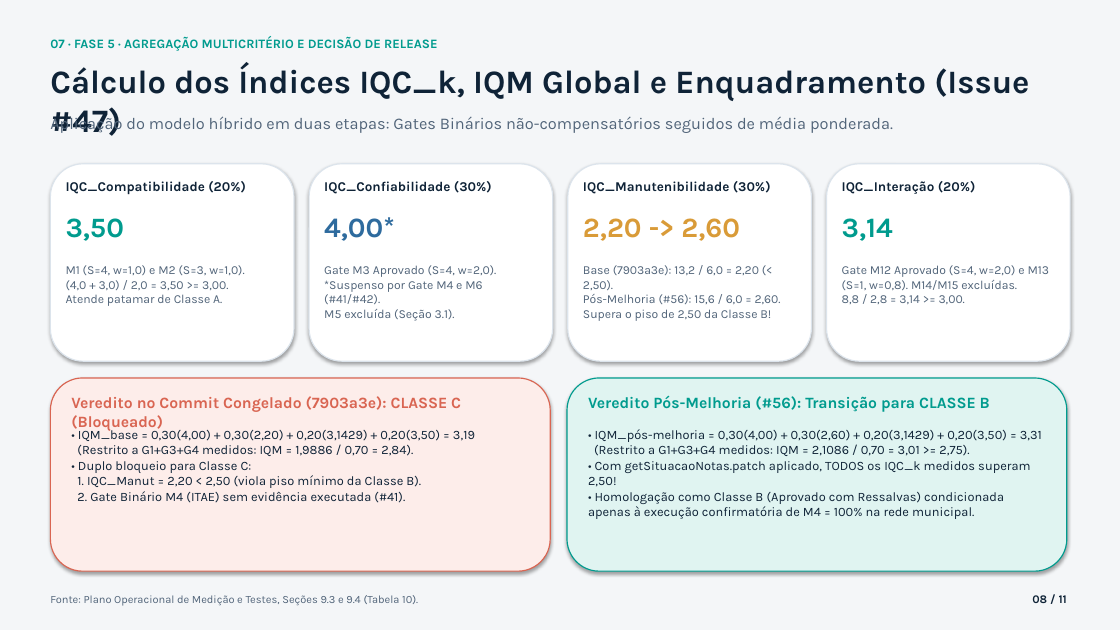
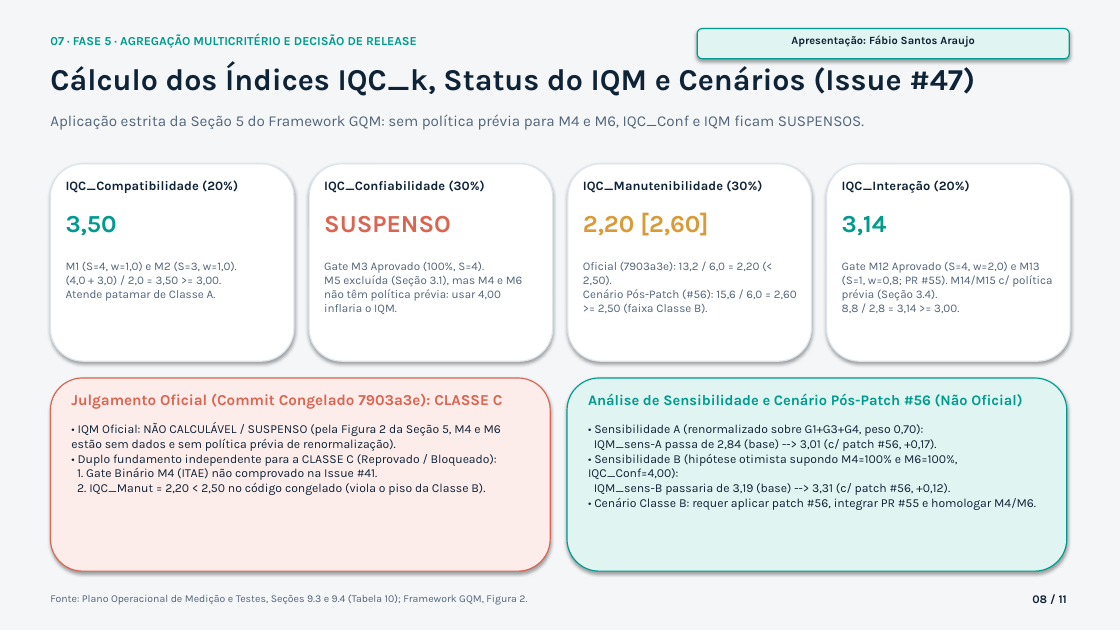
Before and after one commit to FCTE-Qualidade-de-Software-1/2026-2_T02_GRACE_HOPPER, a slide deck: slide 8 of docs/apresentacao_pc2.pptx. Drawn at 1120x630 pixels with LibreOffice and Linux fonts; fonts in the diff are those of the drawing. Boxes give left, top, right and bottom in pixels: in the first picture for what was removed or moved away, otherwise in the second. Text is boxed around its words. In the diff, an @@ line names an element or a change of style, - is before the commit and + after.

Commit message:
fix(fase-5,pc2): aplicar ajustes da revisao tecnica e resolver conflitos com a main (#47, #49)

```diff
--- a/docs/apresentacao_pc2.pptx
+++ b/docs/apresentacao_pc2.pptx
@@ rounded rectangle added at [697, 29, 1070, 59], fill #E0F4F1, outline #009B8E 1 pt @@
@@ text "07 · FASE 5 · ..." at [50, 34, 417, 48]: size 11 to 10.5 pt @@
@@ text added at [791, 35, 975, 47], 9.5 pt, text #0F2337, bold @@
+Apresentação: Fábio Santos Araujo
@@ text at [50, 64, 975, 96]: text changed; size 28 to 26 pt @@
-Cálculo dos Índices IQC_k, IQM Global e Enquadramento (Issue #47)
+Cálculo dos Índices IQC_k, Status do IQM e Cenários (Issue #47)
@@ text removed at [50, 115, 893, 134] @@
-Aplicação do modelo híbrido em duas etapas: Gates Binários não-compensatórios seguidos de média ponderada.
@@ text added at [50, 114, 864, 130], 13 pt, text #52657A @@
+Aplicação estrita da Seção 5 do Framework GQM: sem política prévia para M4 e M6, IQC_Conf e IQM ficam SUSPENSOS.
@@ size 11.5 to 11 pt in 4 elements at [66, 180, 238, 193], [324, 180, 485, 193], [583, 180, 762, 193], [842, 180, 970, 193] @@
@@ text "3,50" at [66, 215, 117, 235]: size 24 to 21 pt @@
@@ text "3,14" at [842, 215, 887, 236]: size 24 to 21 pt @@
@@ text at [324, 216, 451, 233]: text changed; size 24 to 21 pt; text colour #2E6B9E to #D96552 @@
-4,00*
+SUSPENSO
@@ text at [583, 212, 708, 236]: text changed; size 24 to 21 pt @@
-2,20 -> 2,60
+2,20 [2,60]
@@ text "M1 (S=4, w=1,0) e M2 ..." at [66, 261, 237, 301]: size 10.5 to 10 pt @@
@@ text at [324, 261, 523, 314]: text changed; size 10.5 to 10 pt @@
-Gate M3 Aprovado (S=4, w=2,0).
-*Suspenso por Gate M4 e M6 (#41/#42).
-M5 excluída (Seção 3.1).
+Gate M3 Aprovado (100%, S=4).
+M5 excluída (Seção 3.1), mas M4 e M6 não têm política prévia: usar 4,00 inflaria o IQM.
@@ text at [583, 262, 797, 313]: text changed; size 10.5 to 10 pt @@
-Base (7903a3e): 13,2 / 6,0 = 2,20 (< 2,50).
-Pós-Melhoria (#56): 15,6 / 6,0 = 2,60.
-Supera o piso de 2,50 da Classe B!
+Oficial (7903a3e): 13,2 / 6,0 = 2,20 (< 2,50).
+Cenário Pós-Patch (#56): 15,6 / 6,0 = 2,60 >= 2,50 (faixa Classe B).
@@ text at [842, 261, 1052, 313]: text changed; size 10.5 to 10 pt @@
-Gate M12 Aprovado (S=4, w=2,0) e M13 (S=1, w=0,8). M14/M15 excluídas.
-8,8 / 2,8 = 3,14 >= 3,00.
+Gate M12 Aprovado (S=4, w=2,0) e M13 (S=1, w=0,8; PR #55). M14/M15 c/ política prévia (Seção 3.4).
+8,8 / 2,8 = 3,14 >= 3,00.
@@ text at [71, 394, 503, 409]: text changed; size 13.5 to 13 pt @@
-Veredito no Commit Congelado (7903a3e): CLASSE C (Bloqueado)
+Julgamento Oficial (Commit Congelado 7903a3e): CLASSE C
@@ text at [588, 393, 1022, 407]: text changed; size 13.5 to 12.5 pt @@
-Veredito Pós-Melhoria (#56): Transição para CLASSE B
+Análise de Sensibilidade e Cenário Pós-Patch #56 (Não Oficial)
@@ text at [71, 422, 501, 495]: text changed; size 11 to 10.5 pt @@
-• IQM_base = 0,30(4,00) + 0,30(2,20) + 0,20(3,1429) + 0,20(3,50) = 3,19
-(Restrito a G1+G3+G4 medidos: IQM = 1,9886 / 0,70 = 2,84).
-• Duplo bloqueio para Classe C:
-1. IQC_Manut = 2,20 < 2,50 (viola piso mínimo da Classe B).
-2. Gate Binário M4 (ITAE) sem evidência executada (#41).
+• IQM Oficial: NÃO CALCULÁVEL / SUSPENSO (pela Figura 2 da Seção 5, M4 e M6 estão sem dados e sem política prévia de renormalização).
+• Duplo fundamento independente para a CLASSE C (Reprovado / Bloqueado):
+1. Gate Binário M4 (ITAE) não comprovado na Issue #41.
+2. IQC_Manut = 2,20 < 2,50 no código congelado (viola o piso da Classe B).
@@ text at [588, 424, 1036, 510]: text changed; size 11 to 10.5 pt @@
-• IQM_pós-melhoria = 0,30(4,00) + 0,30(2,60) + 0,20(3,1429) + 0,20(3,50) = 3,31
-(Restrito a G1+G3+G4 medidos: IQM = 2,1086 / 0,70 = 3,01 >= 2,75).
-• Com getSituacaoNotas.patch aplicado, TODOS os IQC_k medidos superam 2,50!
-• Homologação como Classe B (Aprovado com Ressalvas) condicionada apenas à execução confirmatória de M4 = 100% na rede municipal.
+• Sensibilidade A (renormalizado sobre G1+G3+G4, peso 0,70):
+IQM_sens-A passa de 2,84 (base) --> 3,01 (c/ patch #56, +0,17).
+• Sensibilidade B (hipótese otimista supondo M4=100% e M6=100%, IQC_Conf=4,00):
+IQM_sens-B passaria de 3,19 (base) --> 3,31 (c/ patch #56, +0,12).
+• Cenário Classe B: requer aplicar patch #56, integrar PR #55 e homologar M4/M6.
@@ text at [50, 594, 527, 605]: text changed; size 9.5 to 9 pt @@
-Fonte: Plano Operacional de Medição e Testes, Seções 9.3 e 9.4 (Tabela 10).
+Fonte: Plano Operacional de Medição e Testes, Seções 9.3 e 9.4 (Tabela 10); Framework GQM, Figura 2.
```
Also in this commit, not shown: 10 other slides changed, 11 other files.
